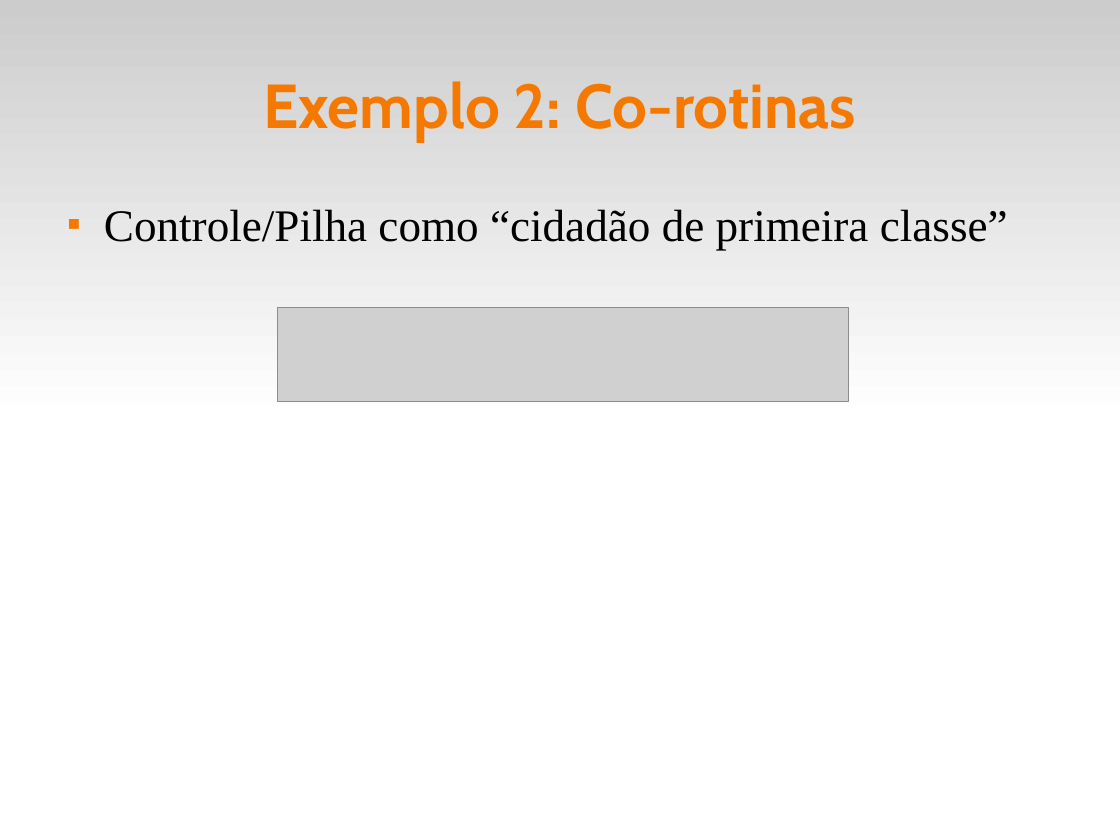
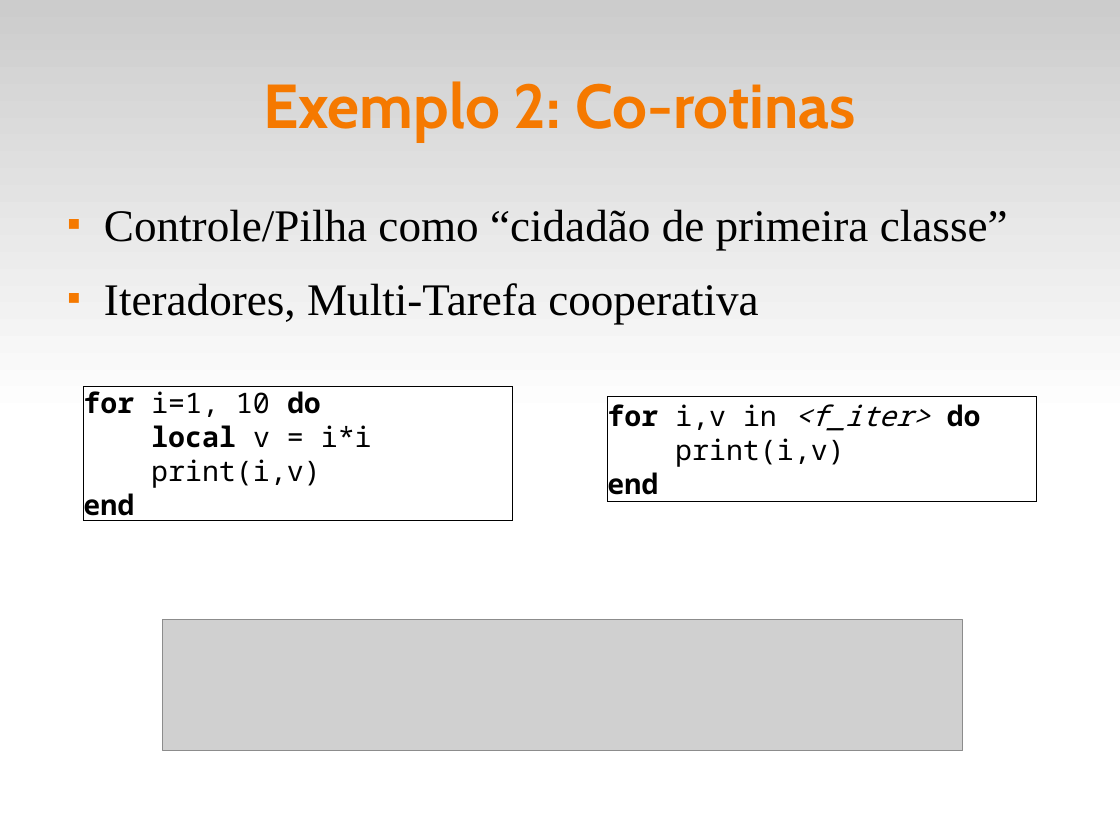
Before and after one commit to fsantanna-uerj/EDL, a slide deck: slide 16 of edl.odp. Drawn at 1120x840 pixels with LibreOffice and Linux fonts; fonts in the diff are those of the drawing; grey boxes stand for pictures. Boxes give left, top, right and bottom in pixels: in the first picture for what was removed or moved away, otherwise in the second. Text is boxed around its words. In the diff, an @@ line names an element or a change of style, - is before the commit and + after.

```diff
--- a/edl.odp
+++ b/edl.odp
@@ text at (104, 283, 758, 325): paragraph added @@
+■ Iteradores, Multi-Tarefa cooperativa
@@ rectangle added at (83, 386, 512, 520), fill #FFFFFF, outline #000000 0 pt, 20 pt, text #000000 @@
+for i=1, 10 do
+local v = i*i
+print(i,v)
+end
@@ rectangle added at (608, 397, 1037, 502), fill #FFFFFF, outline #000000 0 pt, 20 pt, text #000000 @@
+for i,v in <f_iter> do
+print(i,v)
+end
@@ picture: place and size @@
-picture at (277, 308, 849, 401)
+picture at (163, 620, 963, 751)
```
Also in this commit, not shown: 2 other files.
